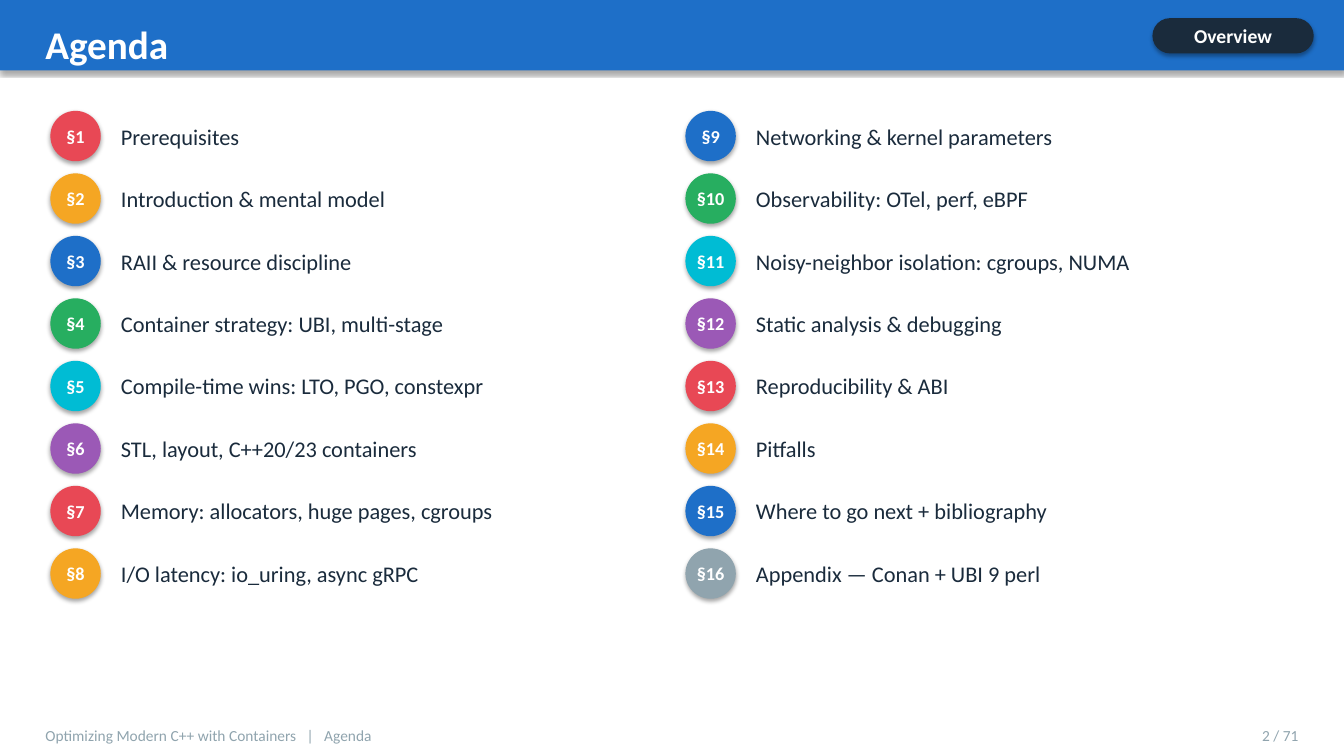
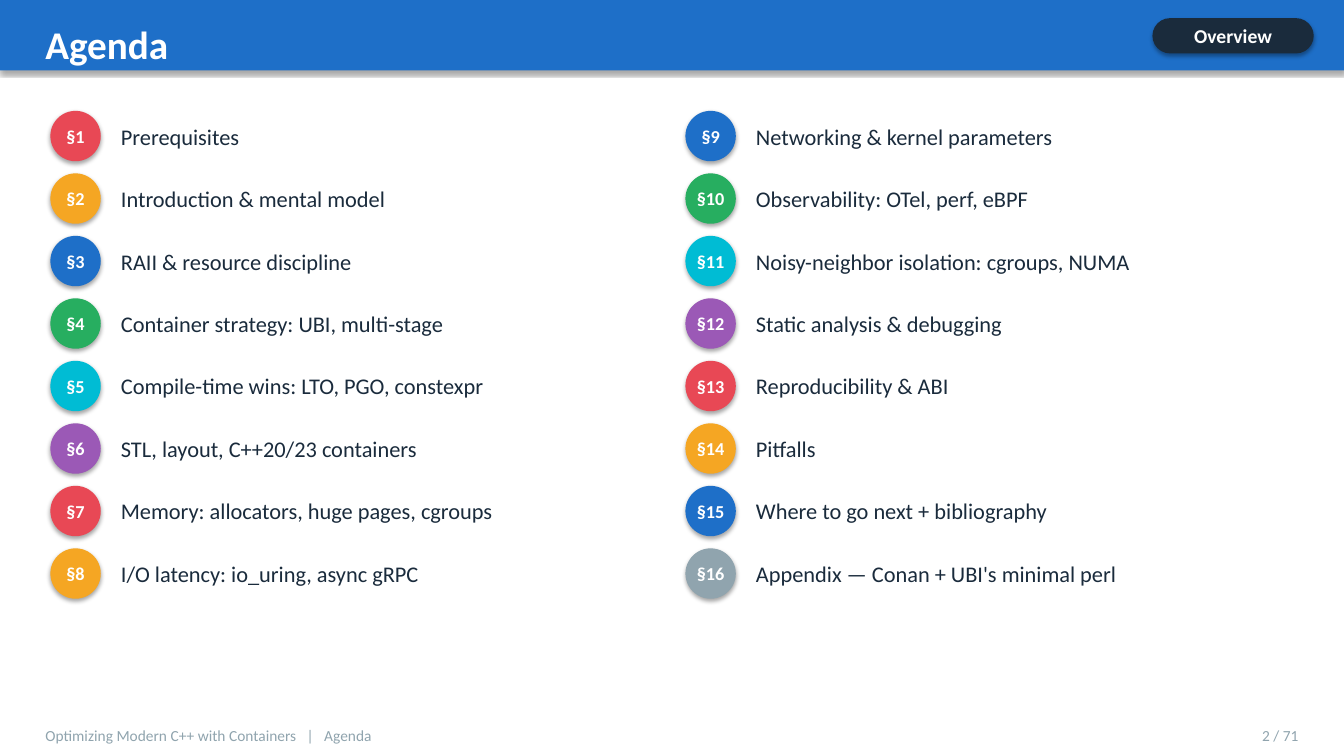
Before and after one commit to patterncatalyst/cpp-container-optimization-tutorial, a slide deck: slide 2 of presentation/cpp-container-tutorial.pptx. Drawn at 1344x756 pixels with LibreOffice and Linux fonts; fonts in the diff are those of the drawing. Boxes give left, top, right and bottom in pixels: in the first picture for what was removed or moved away, otherwise in the second. Text is boxed around its words. In the diff, an @@ line names an element or a change of style, - is before the commit and + after.

```diff
--- a/presentation/cpp-container-tutorial.pptx
+++ b/presentation/cpp-container-tutorial.pptx
@@ text at [756, 566, 1116, 586]: text changed @@
-Appendix — Conan + UBI 9 perl
+Appendix — Conan + UBI's minimal perl
```
Also in this commit, not shown: 5 other slides changed, 2 other files.
